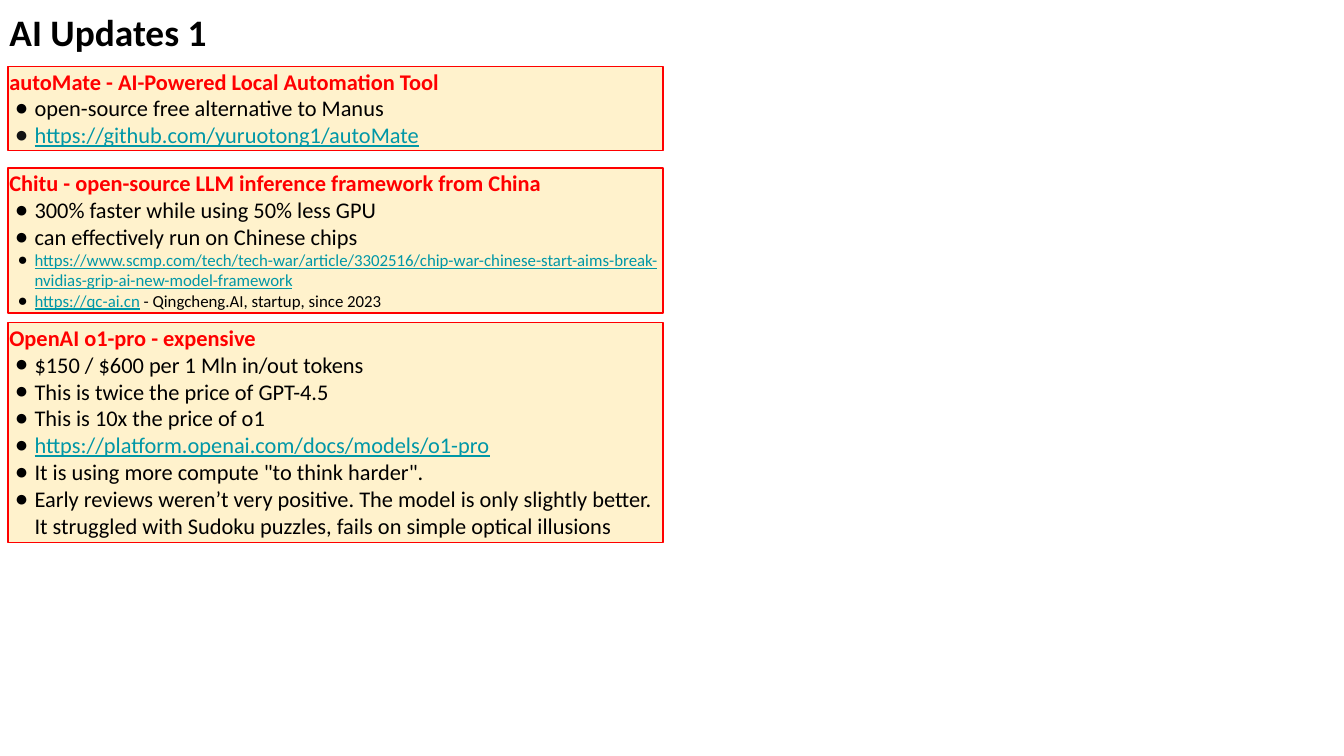
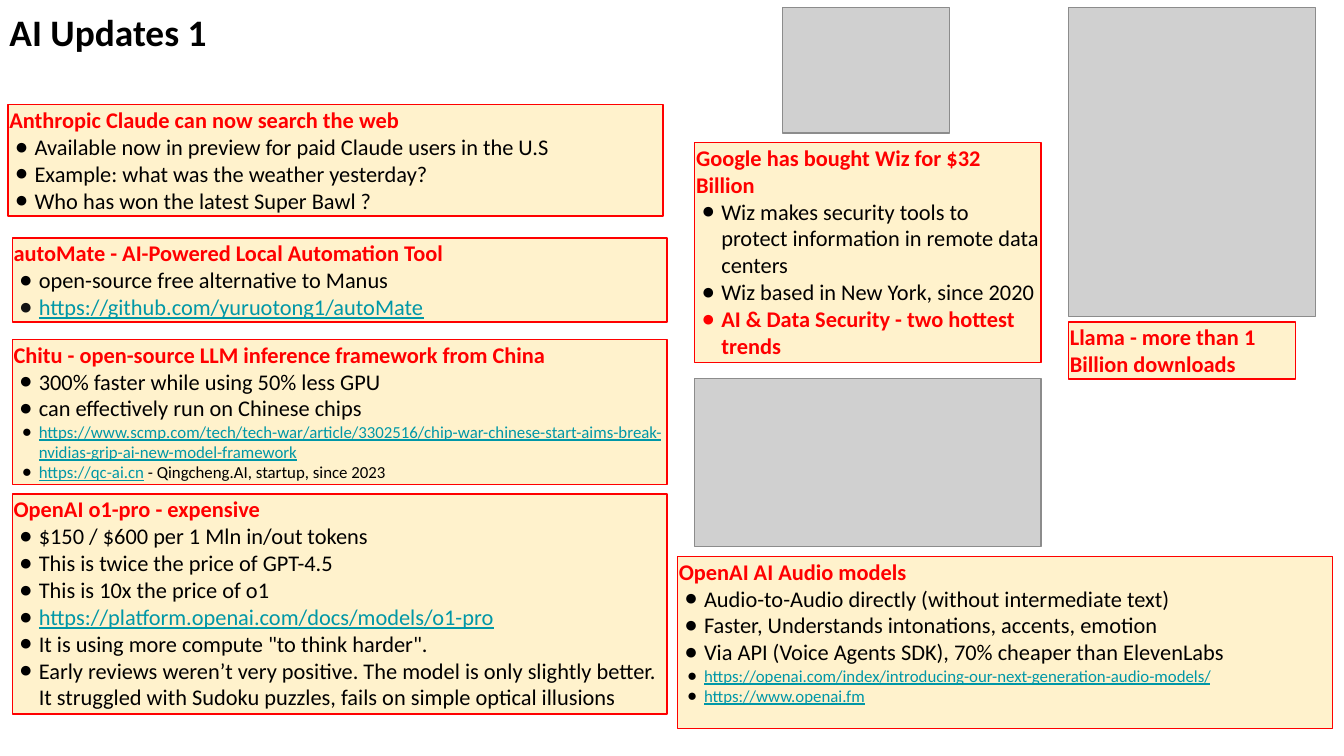
Before and after one commit to lselector/seminar, a slide deck: slide 7 of 2025/2025-03-21-AI-Updates.pptx. Drawn at 1344x756 pixels with LibreOffice and Linux fonts; fonts in the diff are those of the drawing; grey boxes stand for pictures. Boxes give left, top, right and bottom in pixels: in the first picture for what was removed or moved away, otherwise in the second. Text is boxed around its words. In the diff, an @@ line names an element or a change of style, - is before the commit and + after.

Commit message:
update

```diff
--- a/2025/2025-03-21-AI-Updates.pptx
+++ b/2025/2025-03-21-AI-Updates.pptx
@@ picture added at bbox=[782, 8, 949, 133] @@
@@ picture added at bbox=[1068, 8, 1316, 317] @@
@@ rectangle added at bbox=[8, 105, 663, 216], fill #FFF2CC, outline #FF0000 0.75 pt, 12 pt, text #000000 @@
+Anthropic Claude can now search the web
+● Available now in preview for paid Claude users in the U.S
+● Example: what was the weather yesterday?
+● Who has won the latest Super Bawl ?
@@ rectangle added at bbox=[695, 142, 1042, 363], fill #FFF2CC, outline #FF0000 0.75 pt, 12 pt, text #000000 @@
+Google has bought Wiz for $32 Billion
+● Wiz makes security tools to protect information in remote data centers
+● Wiz based in New York, since 2020
+● AI & Data Security - two hottest trends
@@ rectangle added at bbox=[1068, 323, 1296, 379], fill #FFF2CC, outline #FF0000 0.75 pt, 12 pt, text #FF0000, bold @@
+Llama - more than 1 Billion downloads
@@ 3 rectangles: place and size @@
-3 rectangles at bbox=[8, 66, 663, 543]
+3 rectangles at bbox=[12, 238, 667, 715]
@@ picture added at bbox=[695, 379, 1042, 547] @@
@@ rectangle added at bbox=[677, 556, 1332, 728], fill #FFF2CC, outline #FF0000 0.75 pt, 12 pt, text #000000 @@
+OpenAI AI Audio models
+● Audio-to-Audio directly (without intermediate text)
+● Faster, Understands intonations, accents, emotion
+● Via API (Voice Agents SDK), 70% cheaper than ElevenLabs
+● https://openai.com/index/introducing-our-next-generation-audio-models/
+● https://www.openai.fm
```
Also in this commit, not shown: 7 other slides changed, 2 slides added.
